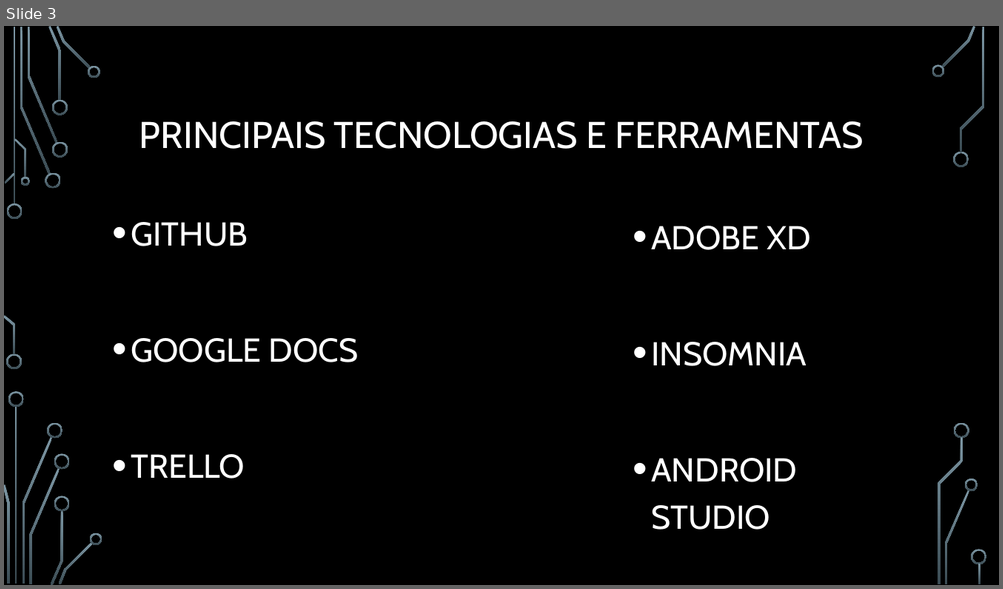
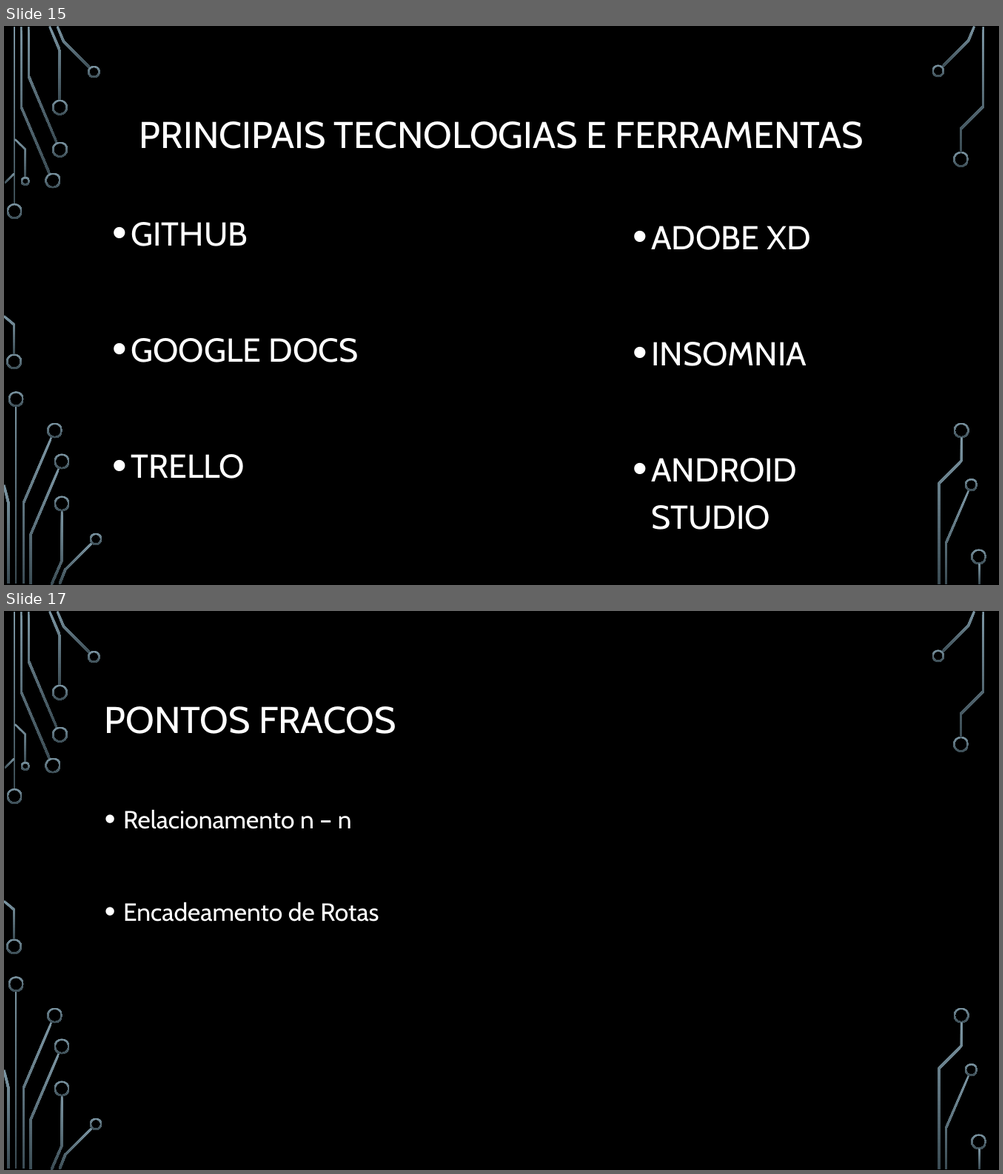
Before and after one commit to thomassds/Eventicket, a slide deck: Apresentação/Eventickets.pptx. Shown one above the other, each under a label of ours: slide 3 before the commit, slides 15 and 17 after it; the slides between them are not shown. The pictures are 1003x589 and 1003x1174 pixels, drawn with LibreOffice and Linux fonts; fonts in the diff are those of the drawing; background and template pictures are left out. Boxes give left, top, right and bottom in pixels: in the first picture for what was removed or moved away, otherwise in the second. Text is boxed around its words. In the diff, an @@ line names an element or a change of style, - is before the commit and + after.

```diff
--- a/Apresentação/Eventickets.pptx
+++ b/Apresentação/Eventickets.pptx
@@ slide 17 added at (4,611,999,1170), background picture (left out); not listed: 36 template elements that a slide beside it also shows @@
@@ title added at (105,706,396,734), 36 pt, text #FFFFFF @@
+PONTOS FRACOS
@@ text added at (123,809,378,922), 24 pt, text #FFFFFF @@
+• Relacionamento n – n
+• Encadeamento de Rotas
@@ what was slide 3 is now slide 15 @@
```
Also in this commit, not shown: 12 other slides added, 30 other files.
